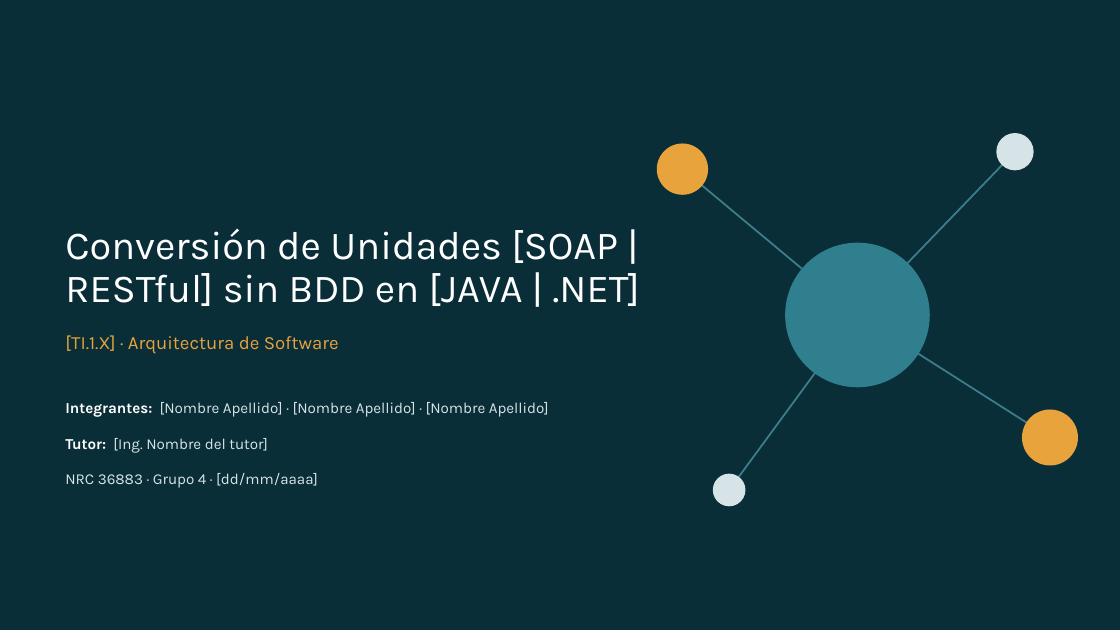
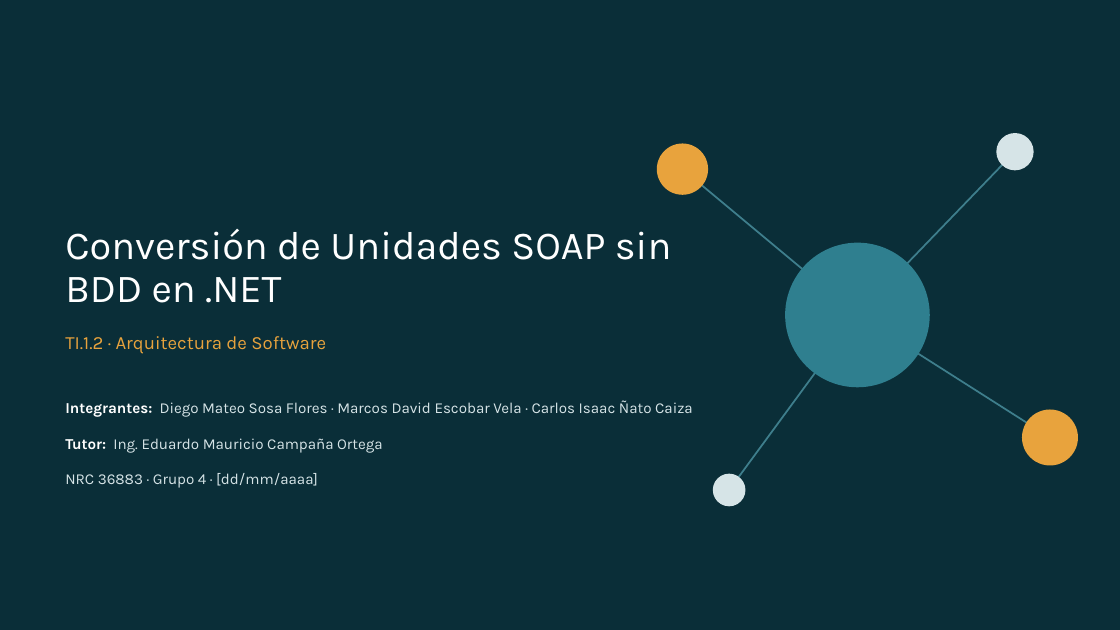
Before and after one commit to IMarcusDev/TI.1.2.-PAO202651_SOAP_DOTNET_SINBDD_NRC_36883_GR04, a slide deck: slide 2 of 05. DOCUMENTACION/PRESENTACION TI.1.2. SOAP sin BDD en DOTNET GR4.pptx. Drawn at 1120x630 pixels with LibreOffice and Linux fonts; fonts in the diff are those of the drawing. Boxes give left, top, right and bottom in pixels: in the first picture for what was removed or moved away, otherwise in the second. Text is boxed around its words. In the diff, an @@ line names an element or a change of style, - is before the commit and + after.

```diff
--- a/05. DOCUMENTACION/PRESENTACION TI.1.2. SOAP sin BDD en DOTNET GR4.pptx
+++ b/05. DOCUMENTACION/PRESENTACION TI.1.2. SOAP sin BDD en DOTNET GR4.pptx
@@ title at box(65, 229, 672, 303): text changed @@
-Conversión de Unidades [SOAP | RESTful] sin BDD en [JAVA | .NET]
+Conversión de Unidades SOAP sin BDD en .NET
@@ subtitle at box(65, 336, 326, 354): text changed @@
-[TI.1.X] · Arquitectura de Software
+TI.1.2 · Arquitectura de Software
@@ text at box(65, 400, 693, 453): text changed @@
-Integrantes: [Nombre Apellido] · [Nombre Apellido] · [Nombre Apellido]
-Tutor: [Ing. Nombre del tutor]
+Integrantes: Diego Mateo Sosa Flores · Marcos David Escobar Vela · Carlos Isaac Ñato Caiza
+Tutor: Ing. Eduardo Mauricio Campaña Ortega
```
Also in this commit, not shown: 27 other slides changed.
